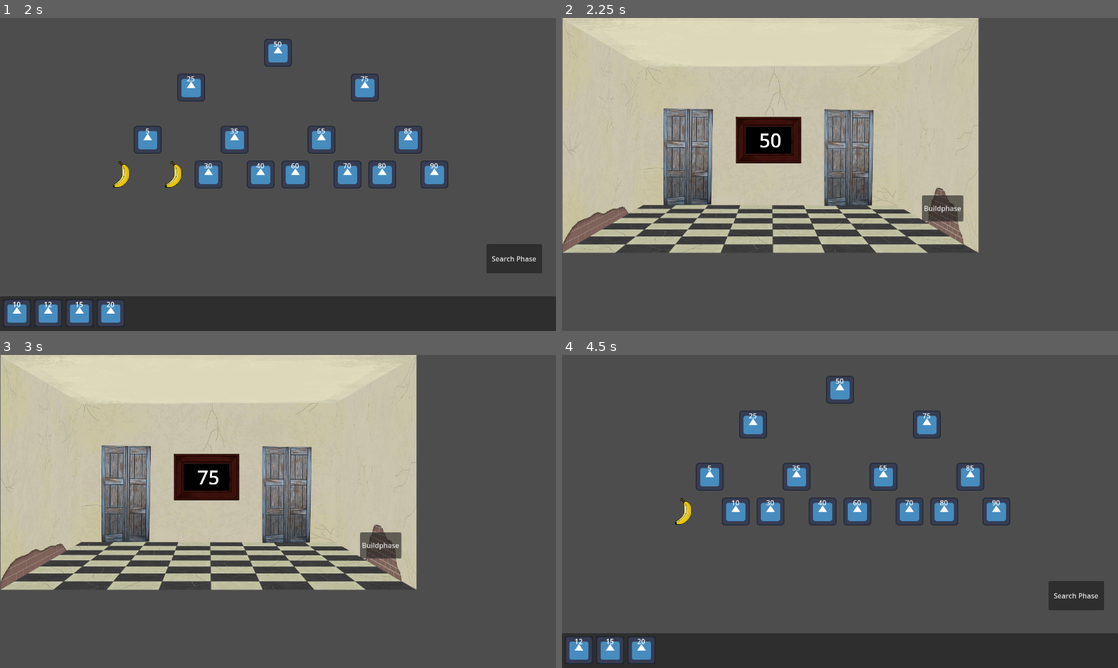
Above: before the commit, frames 1-4 (two rows, left to right).
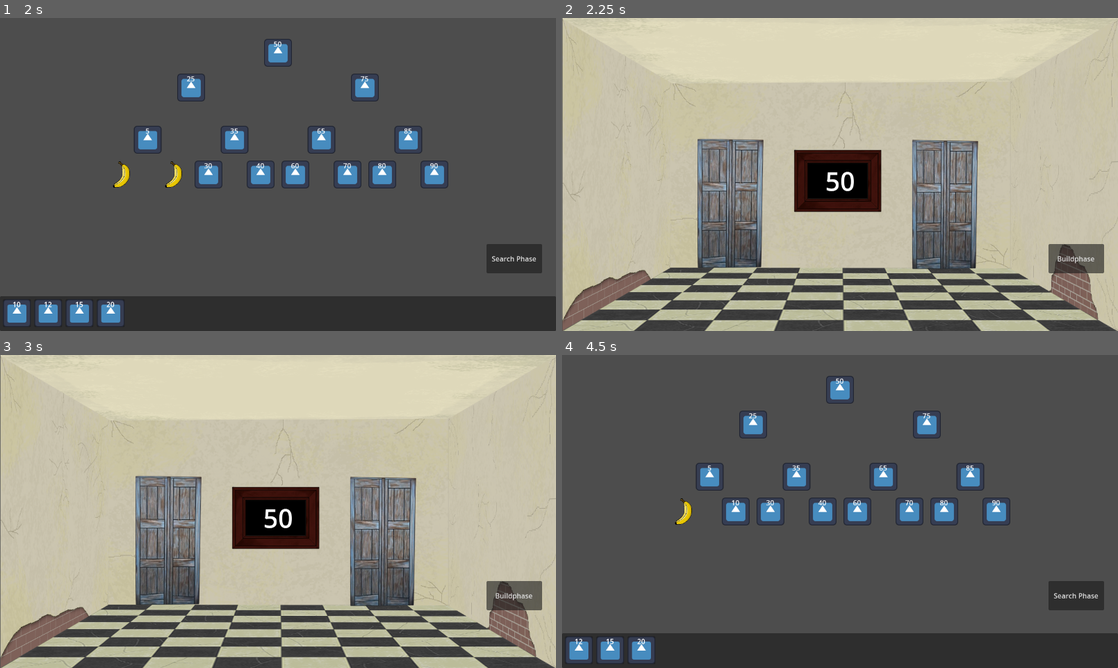
Above: after the commit, the same moments.

Repository: Combativ/AlgoDitTutorial
Game: Godot game, scene res://scenes/main.tscn
The game is run twice, just before and just after one commit, with the same random seed, the same clock (stepped at 60 frames per second) and the same inputs. The engine's default icon, where the game draws it, is replaced by a stand-in: a white triangle on a blue panel in a dark square.
Inputs (mouse positions are in pixels of both pictures, inside the frame that each line leads up to):
- Up to frame 1 (2 s): click (16, 312) at 0.52 s; click (150, 140) at 1.25 s
- Up to frame 2 (2.25 s): click "Search Phase" at 2 s
- Up to frame 3 (3 s): click (289, 495) at 2.77 s
- Up to frame 4 (4.5 s): click "Buildphase" at 3.5 s; click (578, 649) at 4.27 s

Frame 1 is identical in both runs. In frame 2, 55% of the frame differs, in the area x 0-100%, y 0-100%; in frame 3, 55%; in frame 4, nothing differs.

Commit message:
REsizing Search Phase
Die Search Phase ist auf die neue Größe angepasst

Diff:
--- a/scenes/search_phase/scenes/search_phase.tscn
+++ b/scenes/search_phase/scenes/search_phase.tscn
@@ -17,12 +17,13 @@
 DOOR_IMG_DOORPLATE = ExtResource("2_2aq4u")
 
 [node name="Room" parent="." instance=ExtResource("1_gbsri")]
+scale = Vector2(1.335, 1.335)
 
 [node name="SwitchPhase" type="Button" parent="."]
-offset_left = 829.0
-offset_top = 408.0
-offset_right = 924.0
-offset_bottom = 468.0
+offset_left = 1120.0
+offset_top = 520.0
+offset_right = 1248.0
+offset_bottom = 587.0
 text = "Buildphase"
 
 [connection signal="pressed" from="SwitchPhase" to="." method="_on_switch_phase_button_pressed"]
